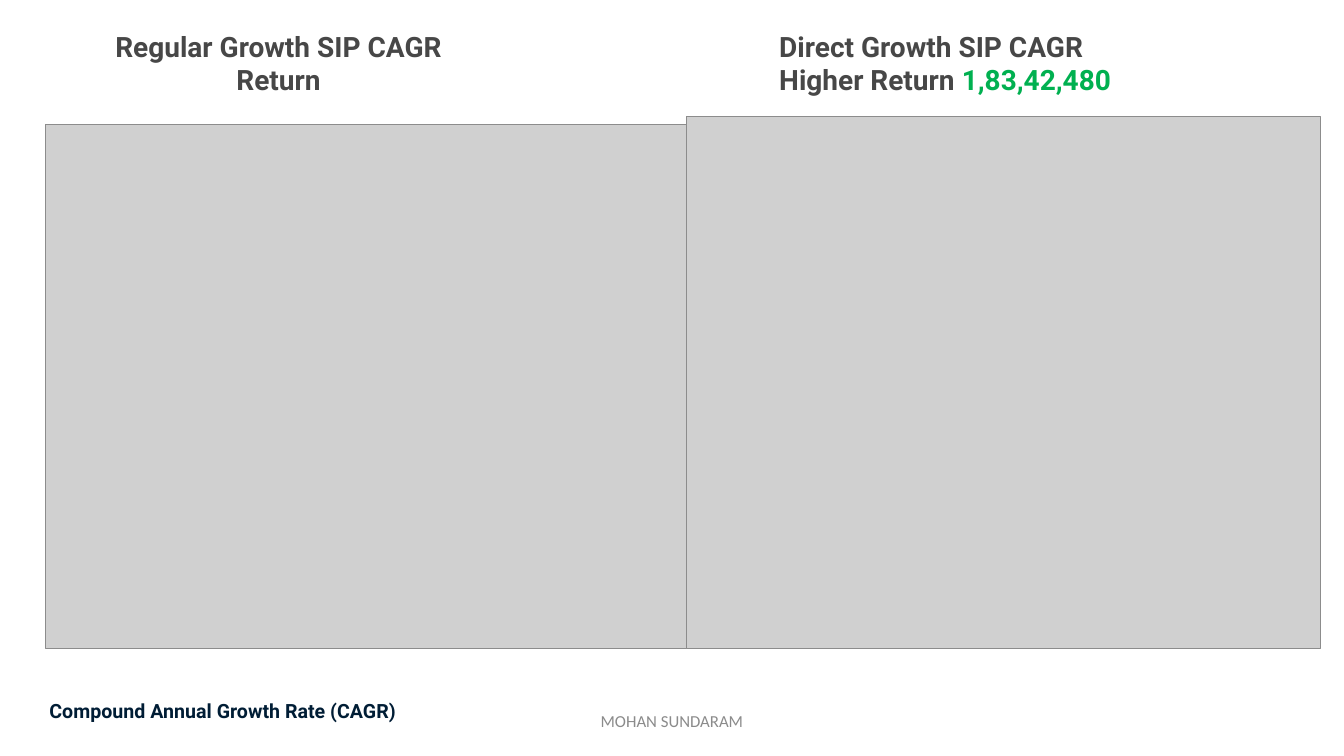
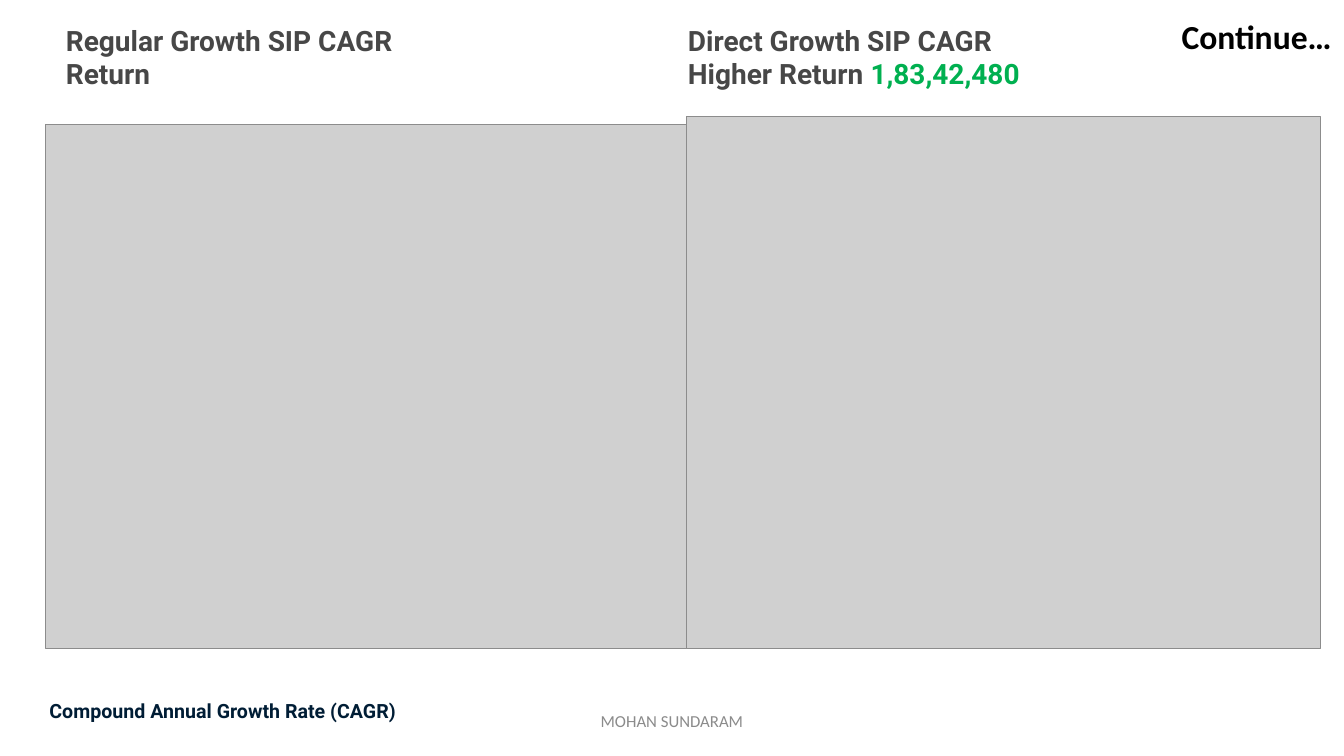
Before and after one commit to mohan4295work/Doc, a slide deck: slide 11 of Mutual Fund.pptx (slide 9 before the commit). Drawn at 1344x756 pixels with LibreOffice and Linux fonts; fonts in the diff are those of the drawing; grey boxes stand for pictures. Boxes give left, top, right and bottom in pixels: in the first picture for what was removed or moved away, otherwise in the second. Text is boxed around its words. In the diff, an @@ line names an element or a change of style, - is before the commit and + after.

```diff
--- a/Mutual Fund.pptx
+++ b/Mutual Fund.pptx
@@ title "Regular Growth SIP CAGR Return": place and size @@
-title "Regular Growth SIP CAGR Return" at box(115, 36, 442, 91)
+title "Regular Growth SIP CAGR Return" at box(66, 30, 392, 85)
@@ title "Regular Growth SIP CAGR Return" at box(66, 30, 392, 85): alignment centre to left @@
@@ text "Direct Growth SIP CAGR Higher ...": place and size @@
-text "Direct Growth SIP CAGR Higher ..." at box(779, 36, 1111, 96)
+text "Direct Growth SIP CAGR Higher ..." at box(688, 30, 1020, 90)
@@ text added at box(1182, 25, 1332, 50), 24 pt, text #000000, bold @@
+Continue…
```
Also in this commit, not shown: 7 other slides changed, 2 slides added.
